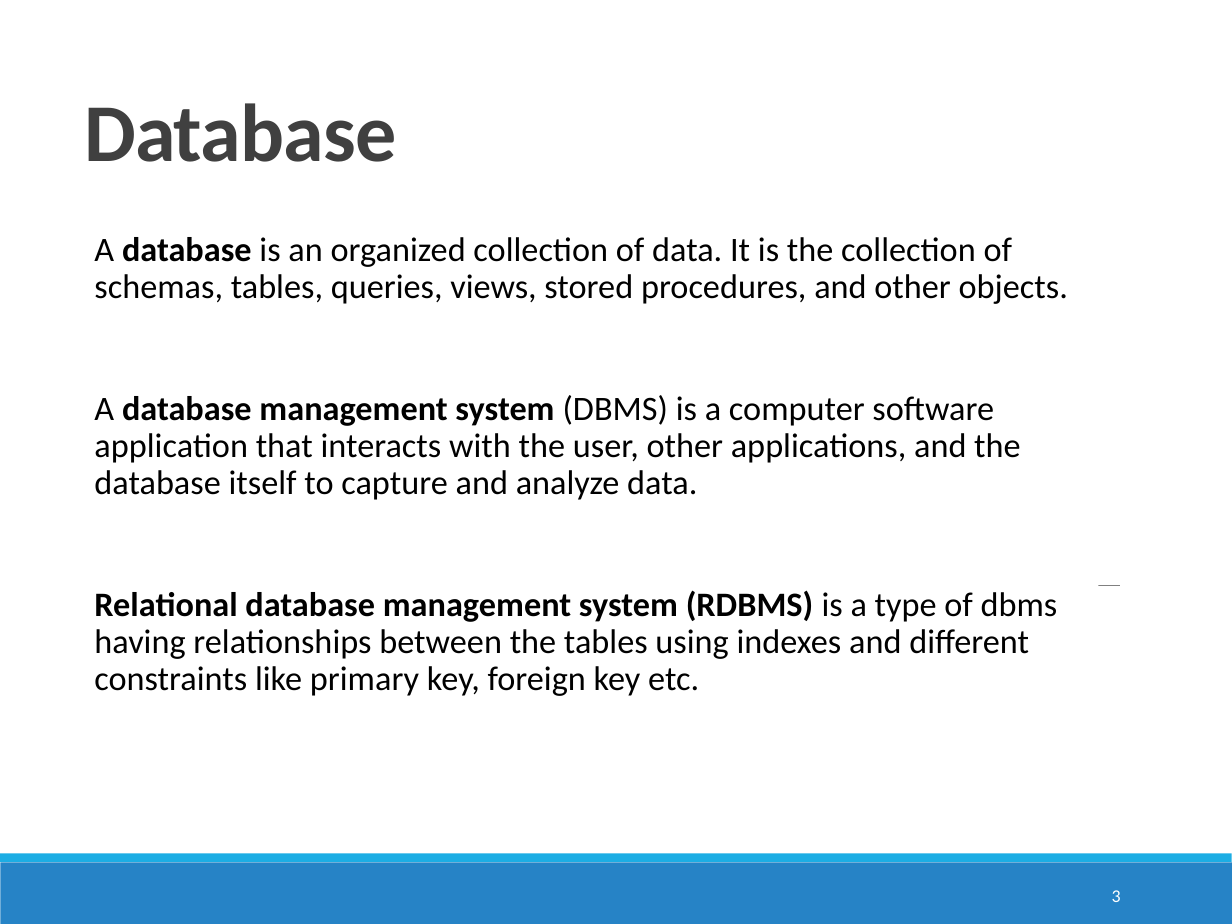
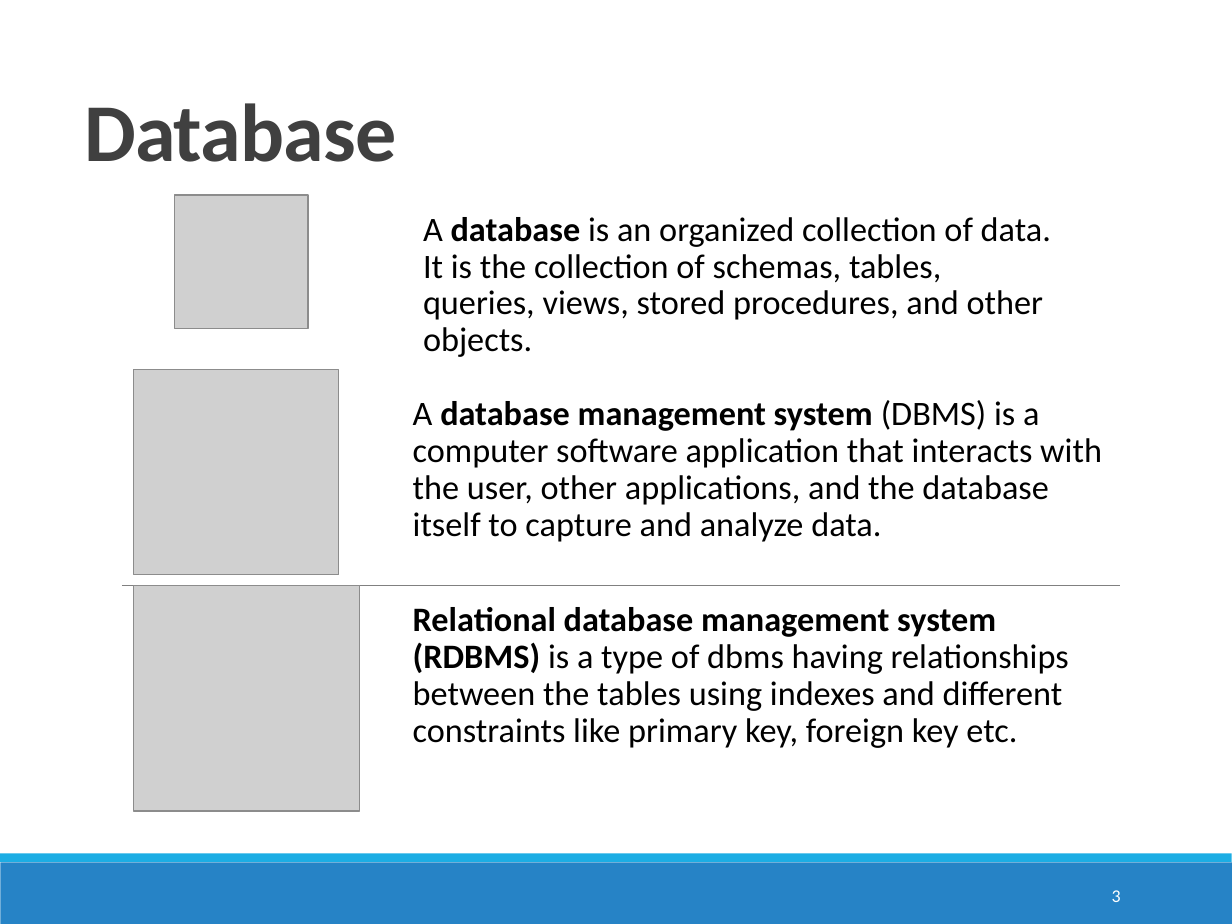
Before and after one commit to Andriisu/DatabaseLessons, a slide deck: slide 3 of Lesson1/Database_5.pptx. Drawn at 1232x924 pixels with LibreOffice and Linux fonts; fonts in the diff are those of the drawing; grey boxes stand for pictures. Boxes give left, top, right and bottom in pixels: in the first picture for what was removed or moved away, otherwise in the second. Text is boxed around its words. In the diff, an @@ line names an element or a change of style, - is before the commit and + after.

Commit message:
Update Slides

```diff
--- a/Lesson1/Database_5.pptx
+++ b/Lesson1/Database_5.pptx
@@ picture added at (175, 195, 308, 328) @@
@@ subtitle "A database is an organized ...": place and size @@
-subtitle "A database is an organized ..." at (94, 237, 1068, 696)
+subtitle "A database is an organized ..." at (423, 217, 1051, 357)
@@ picture added at (133, 370, 339, 575) @@
@@ subtitle at (94, 395, 1058, 696): paragraphs removed @@
-A database management system (DBMS) is a computer software application that interacts with the user, other applications, and the database itself to capture and analyze data.
-Relational database management system (RDBMS) is a type of dbms having relationships between the tables using indexes and different constraints like primary key, foreign key etc.
@@ text added at (413, 400, 1102, 542), 20 pt, text #000000 @@
+A database management system (DBMS) is a computer software application that interacts with the user, other applications, and the database itself to capture and analyze data.
@@ picture added at (133, 585, 359, 811) @@
@@ text added at (413, 607, 1069, 748), 20 pt, text #000000 @@
+Relational database management system (RDBMS) is a type of dbms having relationships between the tables using indexes and different constraints like primary key, foreign key etc.
```
Also in this commit, not shown: 2 other slides changed, 4 slides removed, 2 other files.
